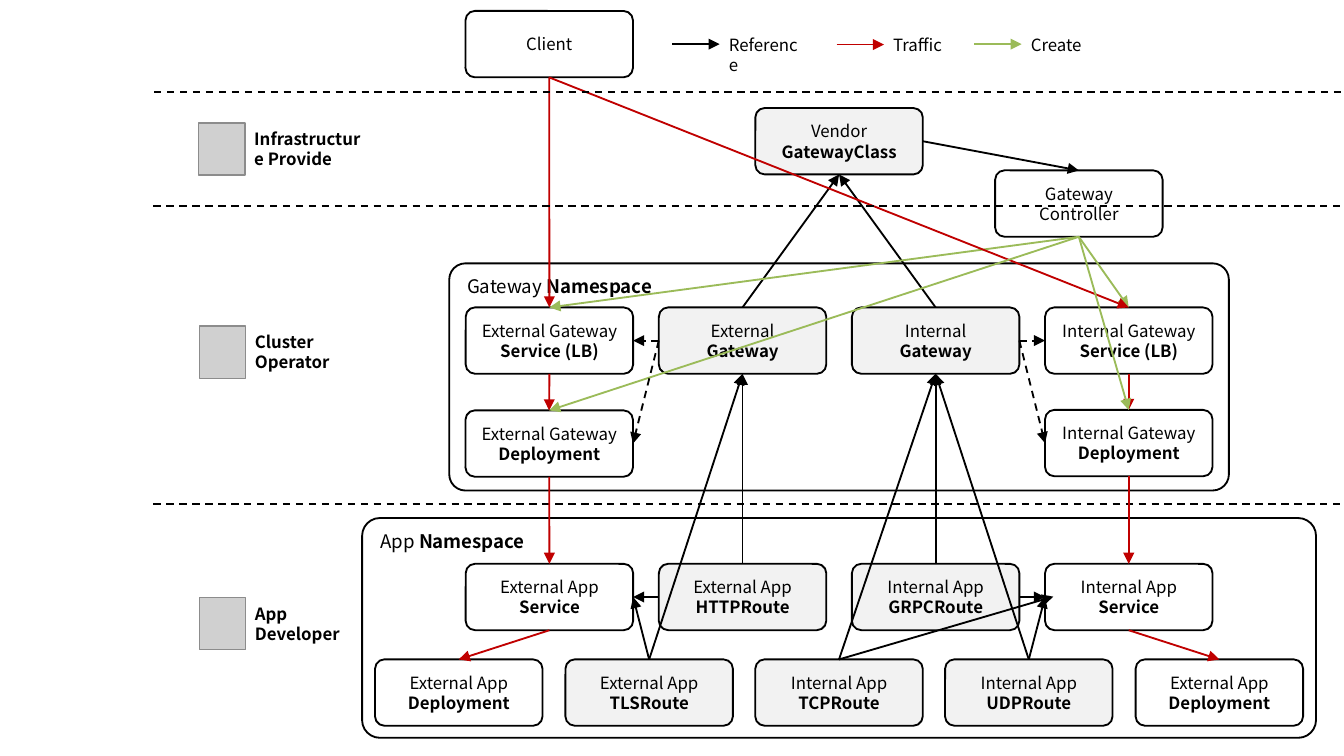
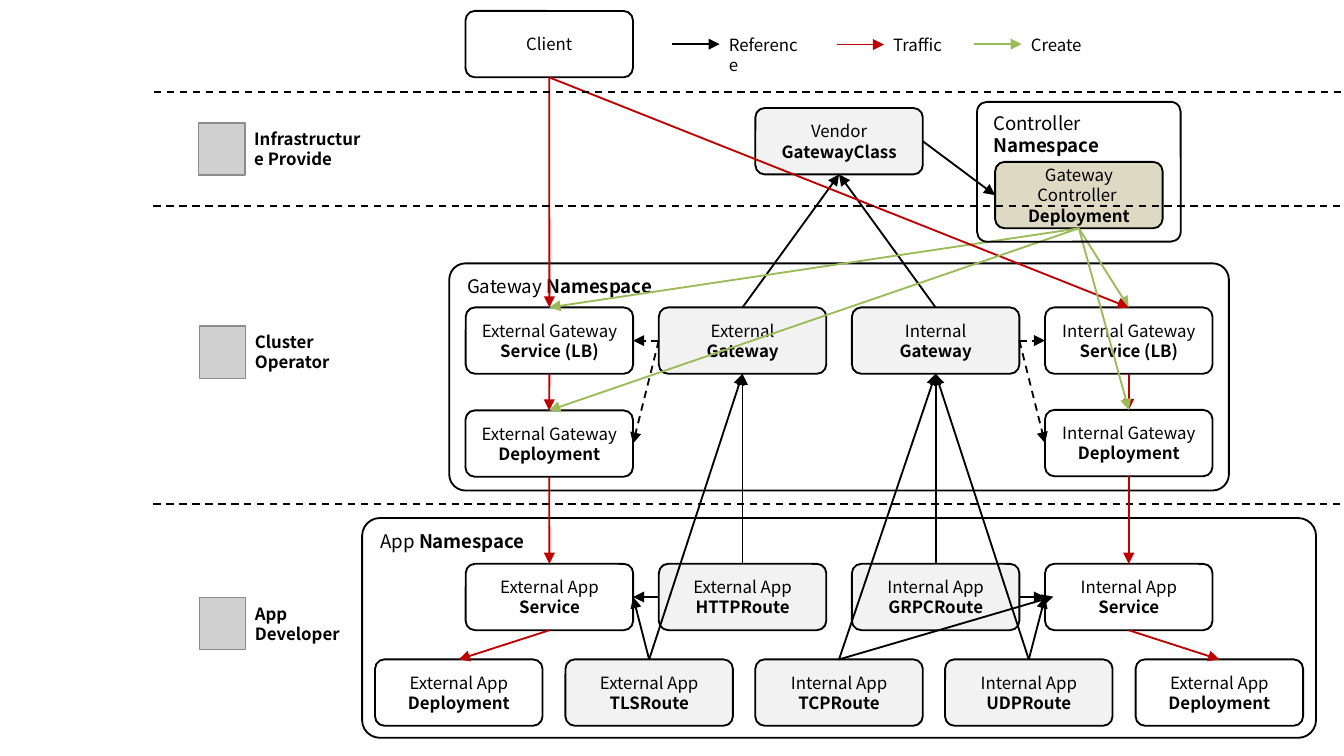
Before and after one commit to ssup2/blog-software, a slide deck: slide 1 of content/docs/theory-analysis/kubernetes-gateway-api/images/images.pptx. Drawn at 1344x756 pixels with LibreOffice and Linux fonts; fonts in the diff are those of the drawing; grey boxes stand for pictures. Boxes give left, top, right and bottom in pixels: in the first picture for what was removed or moved away, otherwise in the second. Text is boxed around its words. In the diff, an @@ line names an element or a change of style, - is before the commit and + after.

```diff
--- a/content/docs/theory-analysis/kubernetes-gateway-api/images/images.pptx
+++ b/content/docs/theory-analysis/kubernetes-gateway-api/images/images.pptx
@@ rounded rectangle added at [977, 102, 1181, 242], outline #000000 1 pt, 10 pt, text #000000 @@
+Controller Namespace
@@ arrow moved from (923, 141) - (1079, 171) to (923, 141) - (995, 195) @@
@@ rounded rectangle "Gateway Controller Deployment": place and size @@
-rounded rectangle "Gateway Controller Deployment" at [995, 171, 1163, 237]
+rounded rectangle "Gateway Controller Deployment" at [995, 163, 1163, 228]
@@ rounded rectangle "Gateway Controller Deployment" at [995, 163, 1163, 228]: fill none to #DDD9C3 @@
@@ text in rounded rectangle at [1028, 168, 1130, 226]: text changed @@
-Gateway Controller
+Gateway Controller
+Deployment
@@ arrow moved from (1079, 237) - (550, 410) to (1079, 228) - (550, 410) @@
@@ arrow moved from (1079, 237) - (550, 308) to (1079, 228) - (550, 308) @@
@@ arrow moved from (1079, 237) - (1129, 410) to (1079, 228) - (1129, 410) @@
@@ arrow moved from (1079, 237) - (1129, 308) to (1079, 228) - (1129, 308) @@
```
Also in this commit, not shown: 8 other files.
